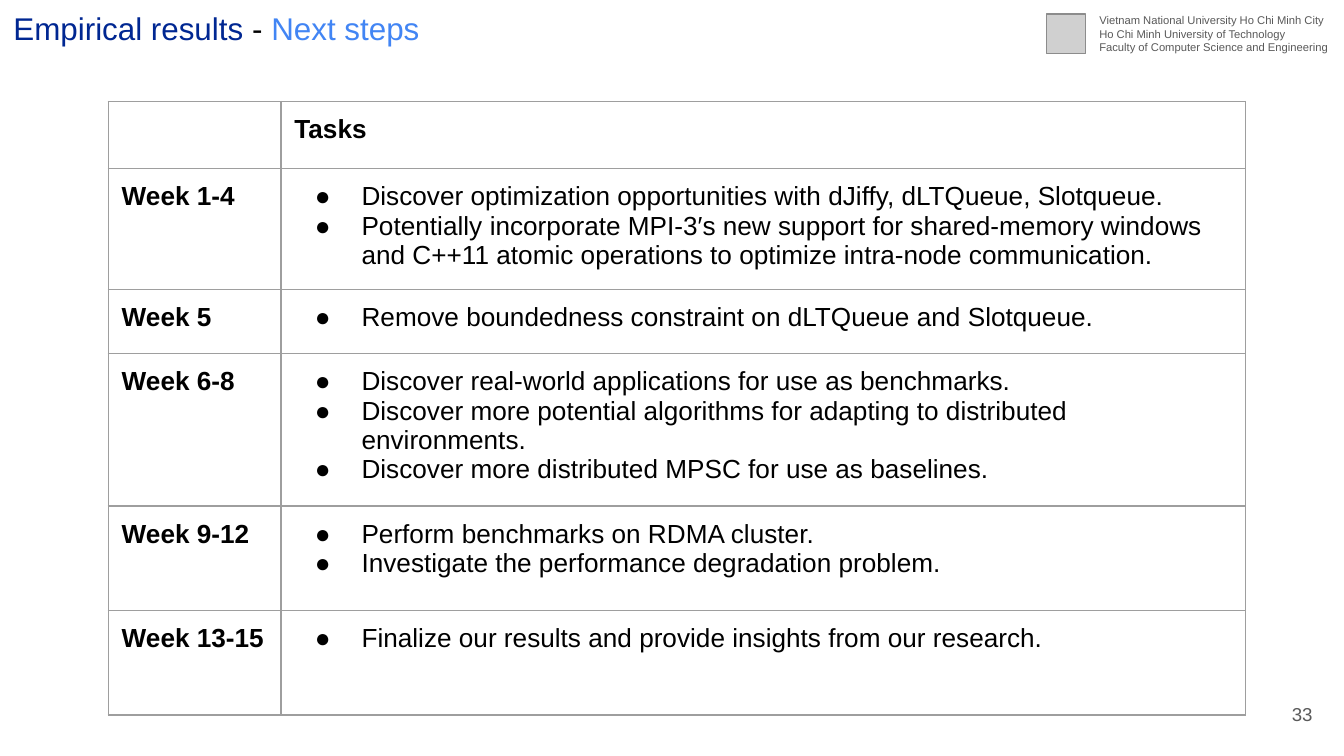
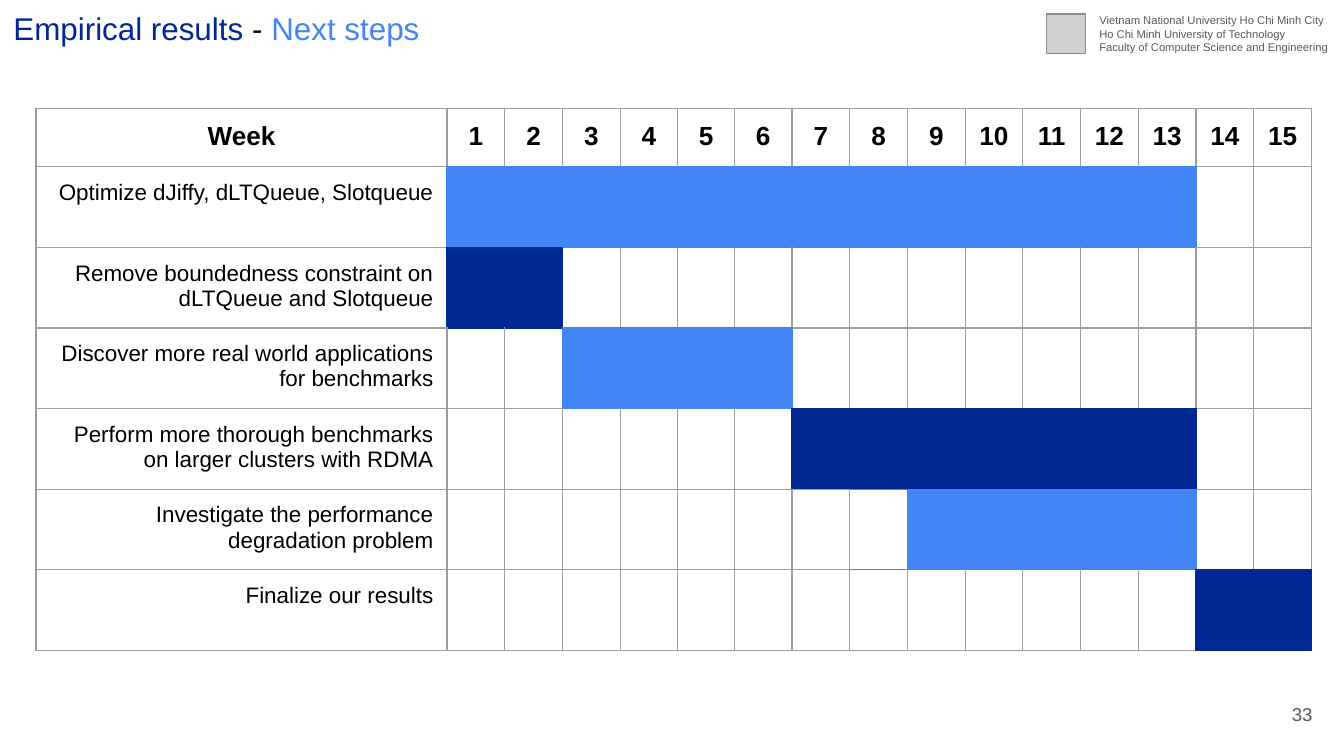
Before and after one commit to Huy-DNA/MPiSC, a slide deck: slide 33 of slide/Generic.pptx. Drawn at 1344x756 pixels with LibreOffice and Linux fonts; fonts in the diff are those of the drawing; grey boxes stand for pictures. Boxes give left, top, right and bottom in pixels: in the first picture for what was removed or moved away, otherwise in the second. Text is boxed around its words. In the diff, an @@ line names an element or a change of style, - is before the commit and + after.

Commit message:
fix: slides

```diff
--- a/slide/Generic.pptx
+++ b/slide/Generic.pptx
@@ table at <box>36,109,1313,608</box> @@
- | Tasks
-Week 1-4 | Discover optimization opportunities with dJiffy, dLTQueue, Slotqueue. / Potentially incorporate MPI-3′s new support for shared-memory windows and C++11 atomic operations to optimize intra-node communication.
-Week 5 | Remove boundedness constraint on dLTQueue and Slotqueue.
-Week 6-8 | Discover real-world applications for use as benchmarks. / Discover more potential algorithms for adapting to distributed environments. / Discover more distributed MPSC for use as baselines.
-Week 9-12 | Perform benchmarks on RDMA cluster. / Investigate the performance degradation problem.
-Week 13-15 | Finalize our results and provide insights from our research.
+Week | 1 | 2 | 3 | 4 | 5 | 6 | 7 | 8 | 9 | 10 | 11 | 12 | 13 | 14 | 15
+Optimize dJiffy, dLTQueue, Slotqueue |  |  |  |  |  |  |  |  |  |  |  |  |  |  | 
+Remove boundedness constraint on dLTQueue and Slotqueue |  |  |  |  |  |  |  |  |  |  |  |  |  |  | 
+Discover more real world applications for benchmarks |  |  |  |  |  |  |  |  |  |  |  |  |  |  | 
+Perform more thorough benchmarks on larger clusters with RDMA |  |  |  |  |  |  |  |  |  |  |  |  |  |  | 
+Investigate the performance degradation problem |  |  |  |  |  |  |  |  |  |  |  |  |  |  | 
+Finalize our results |  |  |  |  |  |  |  |  |  |  |  |  |  |  | 
@@ table: place and size @@
-table at <box>109,102,1245,657</box>
+table at <box>36,109,1313,608</box>
```
Also in this commit, not shown: 2 other slides changed.
